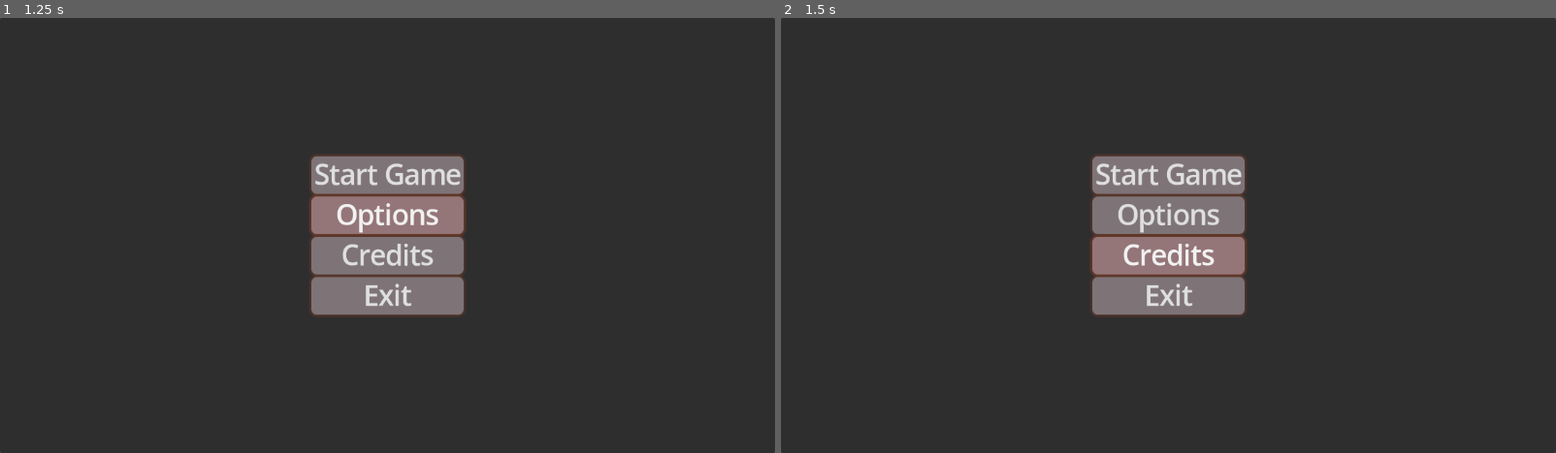
Above: before the commit, frames 1-2 (left to right).
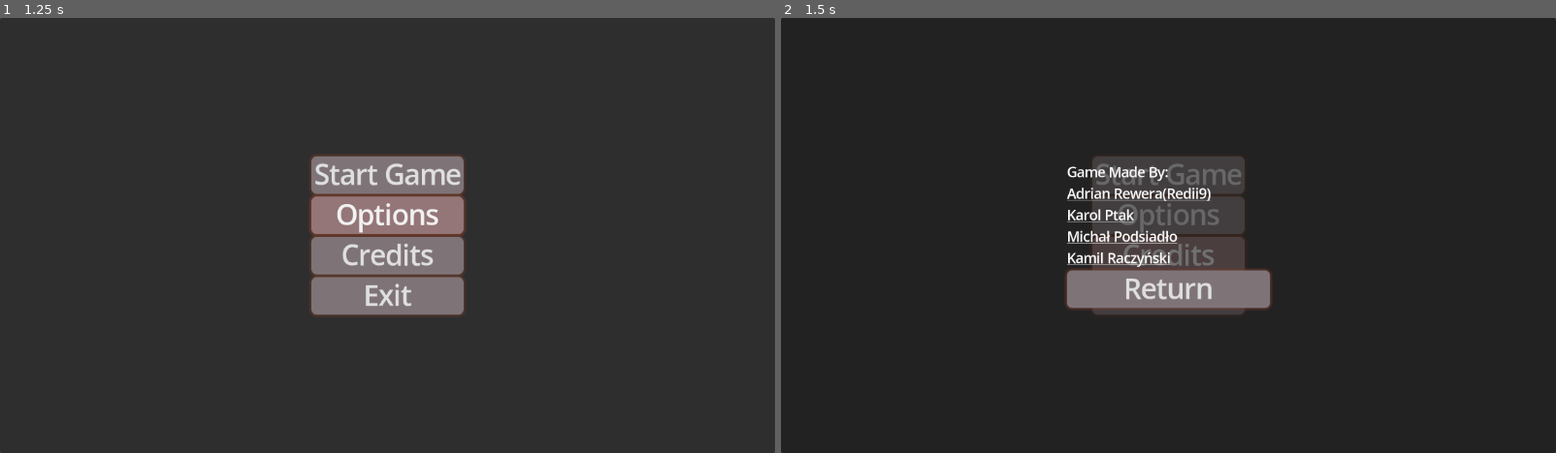
Above: after the commit, the same moments.

Repository: Redii9/Projekt_Gra_FPS
Game: Godot game, scene res://Scenes/menu.tscn
Two runs of this game, one before a commit and one after it. Both use one fixed random seed, a clock stepped at 60 frames per second and the inputs below.
Inputs:
- Up to frame 1 (1.25 s): click "Options" at 0.5 s
- Up to frame 2 (1.5 s): click "Credits" at 1.25 s

Frame 1 is identical in both runs. In frame 2, 6.8% of the frame differs, in the area x 36-64%, y 31-69%.

Commit message:
Dodanie credits
- Dodanie funcjonalności przełączenia na credits
- Dodanie panelu z credits oraz wstępne wypisanie autorów z możliwością użycia linków
- Dodanie przycisku return w credits

Diff:
--- /dev/null
+++ b/Scenes/credits.tscn
@@ -0,0 +1,128 @@
+[gd_scene load_steps=6 format=3 uid="uid://cwhbjhxkq1oce"]
+
+[ext_resource type="Script" uid="uid://efugpn8voy3l" path="res://Scripts/credits.gd" id="1_r18jl"]
+
+[sub_resource type="StyleBoxFlat" id="StyleBoxFlat_gryuy"]
+bg_color = Color(0.581094, 0.45728, 0.470233, 1)
+corner_radius_top_left = 8
+corner_radius_top_right = 8
+corner_radius_bottom_right = 8
+corner_radius_bottom_left = 8
+shadow_color = Color(0.443137, 0.235294, 0.160784, 0.6)
+shadow_size = 5
+
+[sub_resource type="StyleBoxFlat" id="StyleBoxFlat_ccovl"]
+bg_color = Color(0.580392, 0.458824, 0.470588, 1)
+corner_radius_top_left = 8
+corner_radius_top_right = 8
+corner_radius_bottom_right = 8
+corner_radius_bottom_left = 8
+shadow_color = Color(0.443137, 0.235294, 0.160784, 0.6)
+shadow_size = 5
+
+[sub_resource type="StyleBoxFlat" id="StyleBoxFlat_1bamb"]
+bg_color = Color(0.494118, 0.454902, 0.470588, 1)
+corner_radius_top_left = 8
+corner_radius_top_right = 8
+corner_radius_bottom_right = 8
+corner_radius_bottom_left = 8
+shadow_color = Color(0.443137, 0.235294, 0.160784, 0.6)
+shadow_size = 5
+
+[sub_resource type="StyleBoxFlat" id="StyleBoxFlat_xelri"]
+bg_color = Color(0.493041, 0.454238, 0.472409, 1)
+corner_radius_top_left = 8
+corner_radius_top_right = 8
+corner_radius_bottom_right = 8
+corner_radius_bottom_left = 8
+shadow_color = Color(0.443323, 0.234534, 0.161196, 0.6)
+shadow_size = 5
+
+[node name="Credits" type="Control"]
+layout_mode = 3
+anchors_preset = 15
+anchor_right = 1.0
+anchor_bottom = 1.0
+grow_horizontal = 2
+grow_vertical = 2
+script = ExtResource("1_r18jl")
+
+[node name="Panel" type="Panel" parent="."]
+layout_mode = 1
+anchors_preset = 15
+anchor_right = 1.0
+anchor_bottom = 1.0
+grow_horizontal = 2
+grow_vertical = 2
+
+[node name="Control" type="Control" parent="."]
+layout_mode = 1
+anchors_preset = 8
+anchor_left = 0.5
+anchor_top = 0.5
+anchor_right = 0.5
+anchor_bottom = 0.5
+offset_left = -20.0
+offset_top = -20.0
+offset_right = 20.0
+offset_bottom = 20.0
+grow_horizontal = 2
+grow_vertical = 2
+
+[node name="VBoxContainer" type="VBoxContainer" parent="Control"]
+layout_mode = 1
+anchors_preset = 8
+anchor_left = 0.5
+anchor_top = 0.5
+anchor_right = 0.5
+anchor_bottom = 0.5
+offset_left = -151.0
+offset_top = -59.5
+offset_right = 151.0
+offset_bottom = 59.5
+grow_horizontal = 2
+grow_vertical = 2
+
+[node name="Label" type="Label" parent="Control/VBoxContainer"]
+layout_mode = 2
+theme_override_font_sizes/font_size = 20
+text = "Game Made By:"
+
+[node name="adrian_credits" type="RichTextLabel" parent="Control/VBoxContainer"]
+layout_mode = 2
+theme_override_font_sizes/normal_font_size = 20
+bbcode_enabled = true
+fit_content = true
+
+[node name="karol_credits" type="RichTextLabel" parent="Control/VBoxContainer"]
+layout_mode = 2
+theme_override_font_sizes/normal_font_size = 20
+bbcode_enabled = true
+fit_content = true
+
+[node name="michal_credits" type="RichTextLabel" parent="Control/VBoxContainer"]
+layout_mode = 2
+theme_override_font_sizes/normal_font_size = 20
+bbcode_enabled = true
+fit_content = true
+
+[node name="kamil_credits" type="RichTextLabel" parent="Control/VBoxContainer"]
+layout_mode = 2
+theme_override_font_sizes/normal_font_size = 20
+bbcode_enabled = true
+fit_content = true
+
+[node name="return" type="Button" parent="Control/VBoxContainer"]
+layout_mode = 2
+theme_override_font_sizes/font_size = 40
+theme_override_styles/focus = SubResource("StyleBoxFlat_gryuy")
+theme_override_styles/hover = SubResource("StyleBoxFlat_ccovl")
+theme_override_styles/pressed = SubResource("StyleBoxFlat_1bamb")
+theme_override_styles/normal = SubResource("StyleBoxFlat_xelri")
+text = "Return"
+
+[connection signal="meta_clicked" from="Control/VBoxContainer/adrian_credits" to="." method="_on_redii_credits_meta_clicked"]
+[connection signal="meta_clicked" from="Control/VBoxContainer/karol_credits" to="." method="_on_karol_credits_meta_clicked"]
+[connection signal="meta_clicked" from="Control/VBoxContainer/michal_credits" to="." method="_on_michal_credits_meta_clicked"]
+[connection signal="meta_clicked" from="Control/VBoxContainer/kamil_credits" to="." method="_on_kamil_credits_meta_clicked"]
+[connection signal="pressed" from="Control/VBoxContainer/return" to="." method="_on_return_pressed"]
--- /dev/null
+++ b/Scripts/credits.gd
@@ -0,0 +1,32 @@
+extends Control
+
+var main_menu: Node = null
+
+func _ready() -> void:
+	$Control/VBoxContainer/adrian_credits.text = "[url=https://redii9.itch.io]Adrian Rewera(Redii9)[/url]"
+	$Control/VBoxContainer/karol_credits.text = "[url=]Karol Ptak[/url]"
+	$Control/VBoxContainer/michal_credits.text = "[url=]Michał Podsiadło[/url]"
+	$Control/VBoxContainer/kamil_credits.text = "[url=]Kamil Raczyński[/url]"
+
+
+func _on_return_pressed() -> void:
+	# Usuniecie wszystkich instancji w grupie
+	for credits in get_tree().get_nodes_in_group("credits_instances"):
+		credits.queue_free()
+
+	if main_menu:
+		main_menu.is_credits_open = false
+
+func _on_redii_credits_meta_clicked(meta: Variant) -> void:
+	OS.shell_open(meta)
+
+func _on_karol_credits_meta_clicked(_meta: Variant) -> void:
+	pass # Replace with function body.
+
+
+func _on_michal_credits_meta_clicked(_meta: Variant) -> void:
+	pass # Replace with function body.
+
+
+func _on_kamil_credits_meta_clicked(_meta: Variant) -> void:
+	pass # Replace with function body.
--- a/Scripts/menu.gd
+++ b/Scripts/menu.gd
@@ -1,5 +1,6 @@
 extends Control
 
+var is_credits_open: bool = false
 
 func _on_start_game_pressed() -> void:
 	get_tree().change_scene_to_file("res://Scenes/main.tscn")
@@ -10,8 +11,16 @@
 
 
 func _on_options_pressed() -> void:
-	pass # Replace with function body.
+	pass
 
 
 func _on_credits_pressed() -> void:
-	pass # Replace with function body.
+	if is_credits_open:
+		return
+
+	is_credits_open = true
+
+	var credits = load("res://Scenes/credits.tscn").instantiate()
+	credits.add_to_group("credits_instances")
+	credits.main_menu = self # Przekazanie referencji do main_menu
+	get_tree().root.add_child(credits)
--- a/project.godot
+++ b/project.godot
@@ -18,6 +18,7 @@
 [file_customization]
 
 folder_colors={
+"res://Assets/": "yellow",
 "res://Scenes/": "green",
 "res://Scripts/": "teal"
 }
Binary file added: Assets/Logos/itchio-logo-textless-black.png
Not shown, added: Assets/Logos/itchio-logo-textless-black.png.import
Not shown, added: Scripts/credits.gd.uid
